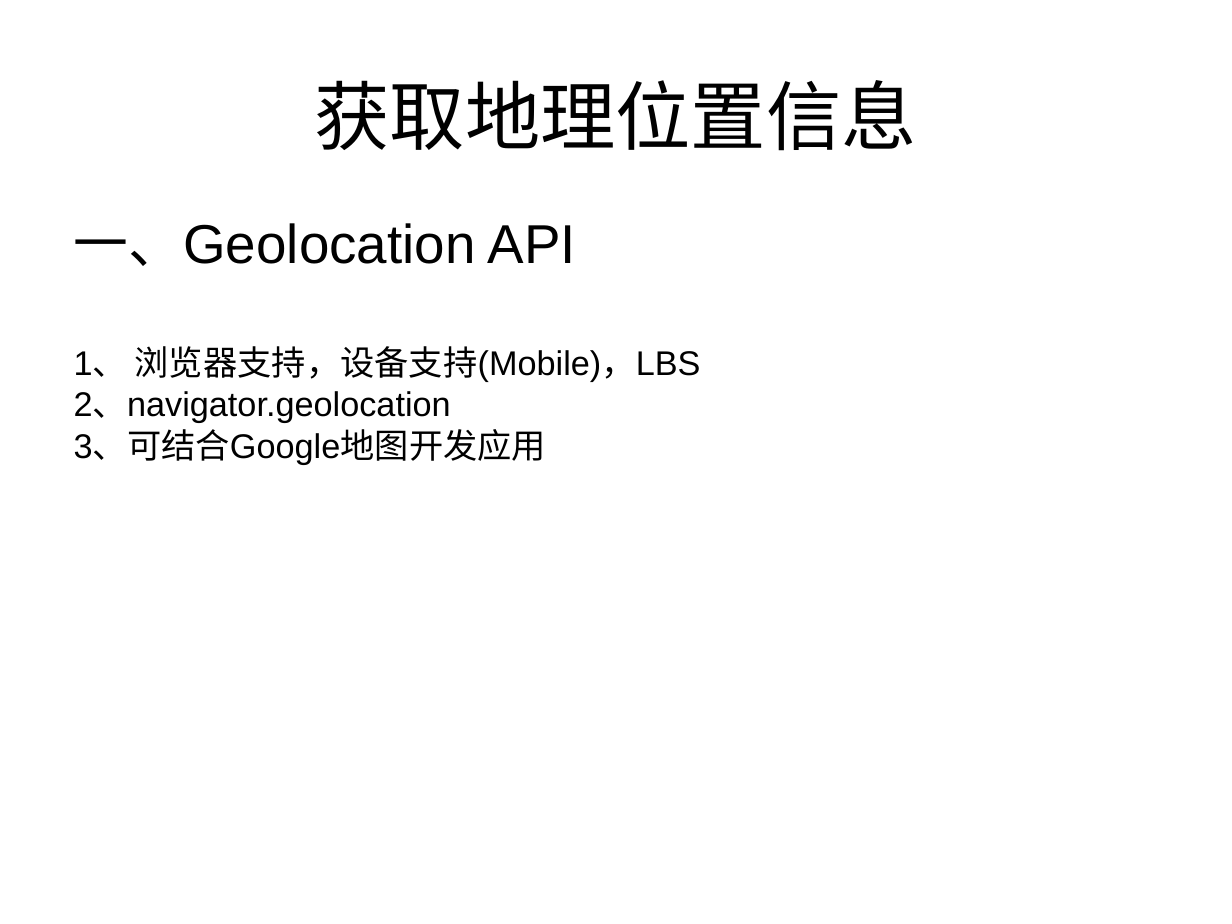
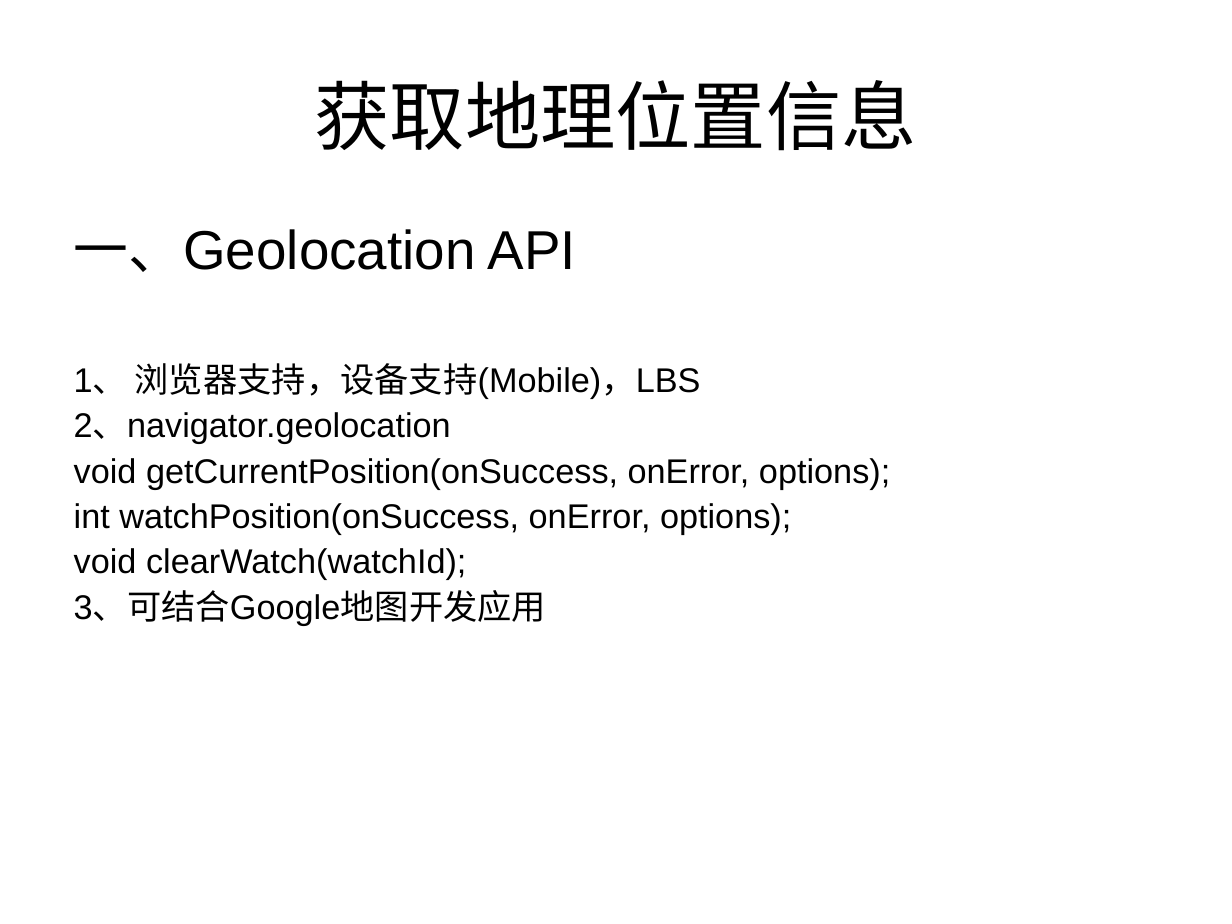
Before and after one commit to testuser2213/tom-wang-manual, a slide deck: slide 22 of manual/html5/share/关于HTML5的分享.ppt. Drawn at 1232x924 pixels with LibreOffice and Linux fonts; fonts in the diff are those of the drawing. Boxes give left, top, right and bottom in pixels: in the first picture for what was removed or moved away, otherwise in the second. Text is boxed around its words. In the diff, an @@ line names an element or a change of style, - is before the commit and + after.

```diff
--- a/manual/html5/share/关于HTML5的分享.ppt
+++ b/manual/html5/share/关于HTML5的分享.ppt
@@ text at [74,229,701,626]: line spacing 0.8 to 0.9 @@
@@ text at [74,458,890,580]: paragraphs added @@
+void getCurrentPosition(onSuccess, onError, options);
+int watchPosition(onSuccess, onError, options);
+void clearWatch(watchId);
```
Also in this commit, not shown: 1 other file.
